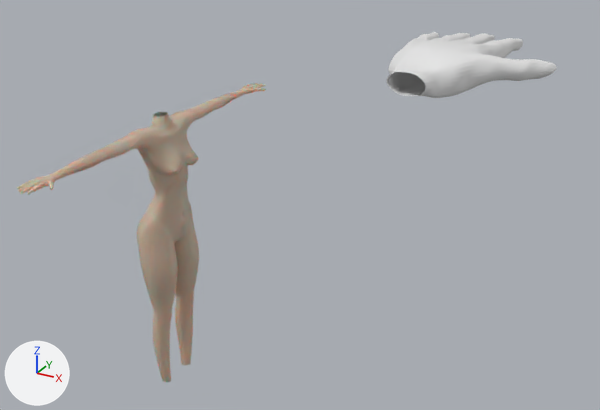
The Blender file  Cuerpo-MANOS.blend, before and after one commit.
Before and after are seen from a 50 mm lens placed at (4.27, -5.41, 3.16), pointed at (-0.29, 2.89, -0.99). The axes (+X, +Y, +Z) are drawn at lower left. The lights are the same throughout.

Names of what the first picture shows: 'Cuerpo', 'mano'.
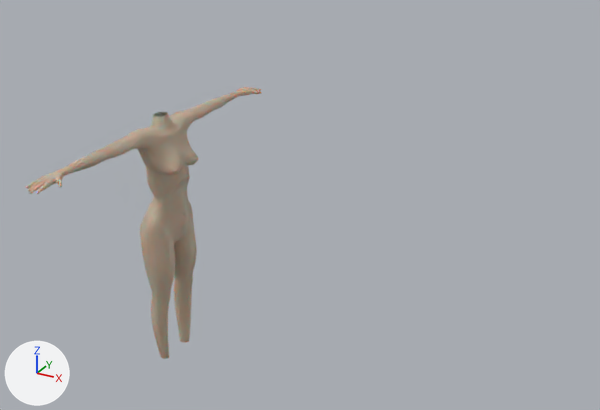
Where the change shows, as pixel boxes [x1, y1, x2, y2] in the pictures (600 x 410 px; the box of a moved part takes in the faces that stretch with it):
'Cuerpo', reshaped (9% shorter): before [17, 83, 266, 382]; after [26, 87, 262, 359]
'mano', hidden: before [386, 32, 557, 98]
part 1 of me_cylinder, moved or reshaped: before [17, 83, 266, 195]; after [26, 87, 262, 194]
part 2 of me_cylinder, moved or reshaped: before [137, 151, 199, 382]; after [139, 151, 197, 359]

Edits to the bpy script that builds the scene:
```text
Add mat_uñas:
    mat_uñas = principled_material('Uñas')
    mat_uñas.base_color = (0.8, 0.659, 0.623)  # white #e7d4cf
    mat_uñas.ior = 1.45
    mat_uñas.subsurface_weight = 1.0
    mat_uñas.subsurface_scale = 0.0409
    mat_uñas.specular_ior_level = 0.75
    mat_uñas.transmission_weight = 0.341
Add mat_piel_1:
    mat_piel_1 = principled_material('Piel')
    mat_piel_1.base_color = (0.532, 0.421, 0.313)  # beige #c1ae98
    mat_piel_1.alpha = 0.977
    mat_piel_1.subsurface_weight = 1.0
    mat_piel_1.subsurface_scale = 0.025
    mat_piel_1.specular_ior_level = 0.577
Change me_cylinder:
    used by ob_cuerpo; location = (0.0, 0.0, 0.0); rotation_euler = (0.0, 0.0, 3.142), in degrees (0, 0, 180); scale = (0.334, 0.334, 0.334)
    remove me_cylinder.from_pydata(...)  # 975 vertices, 952 faces; spans x -0.58..0.94, y -4.9..0.0, z -4.85..3.04
    remove me_cylinder.materials.append(mat_piel)  # beige #c3b19d
    add me_cylinder.from_pydata(...)  # 979 vertices, 955 faces; spans x -0.58..0.8, y -4.65..0.0, z -4.04..3.04
    me_cylinder part 1: 727 vertices removed from x -0.3..0.43, y -4.9..-2.2, z 2.47..2.85; 727 vertices added at x -0.3..0.43, y -4.65..-2.16, z 2.48..2.84
    me_cylinder part 2: 106 vertices removed from x -0.54..0.94, y -1.13..0.0, z -4.85..2.18; 110 vertices added at x -0.56..0.8, y -1.01..0.0, z -4.04..2.18
    add me_cylinder.materials.append(mat_uñas)  # white #e7d4cf
    add me_cylinder.materials.append(mat_piel_1)  # beige #c1ae98
Change ob_mano:
    add ob_mano.hide_set(True)
```
